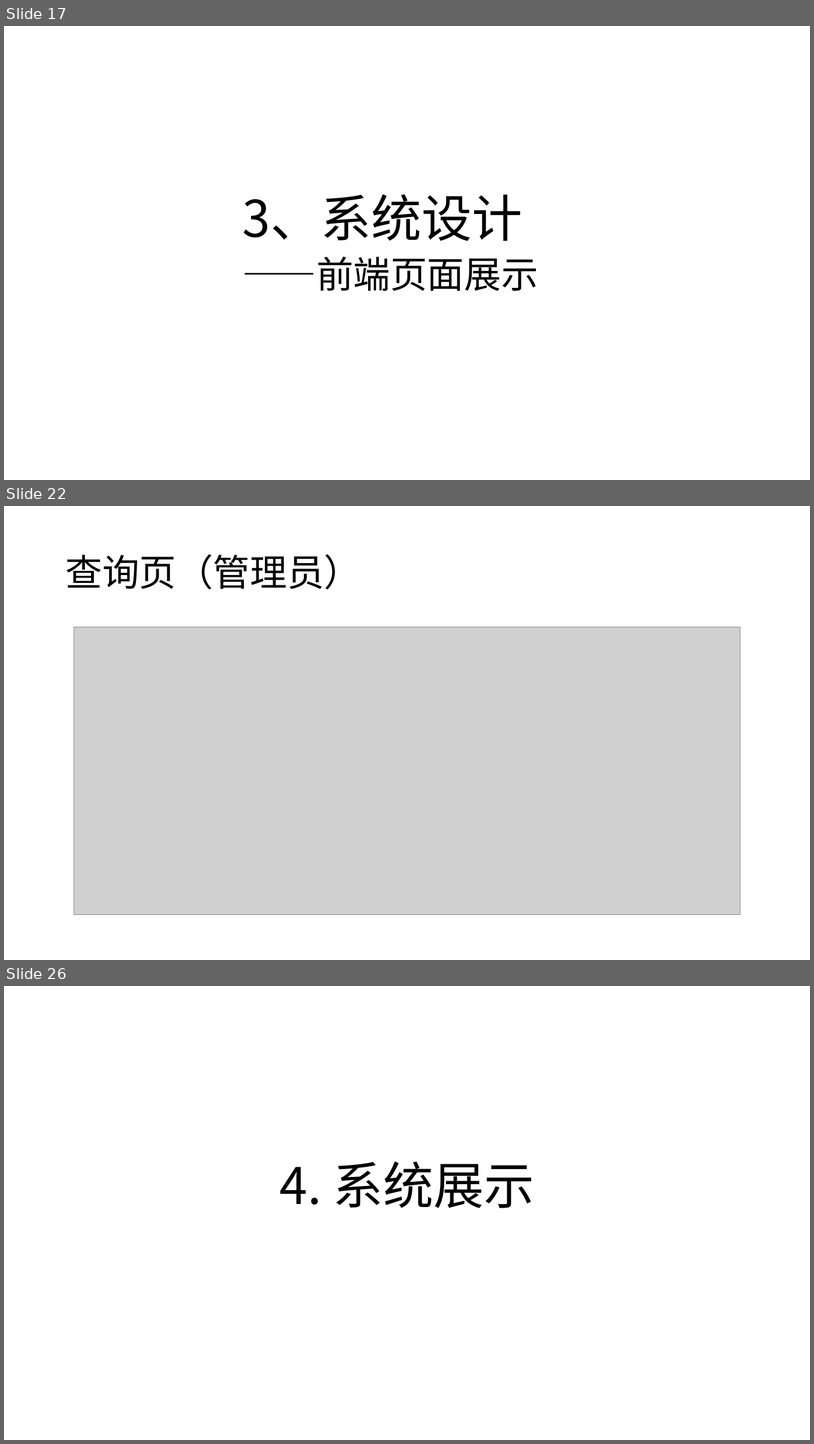
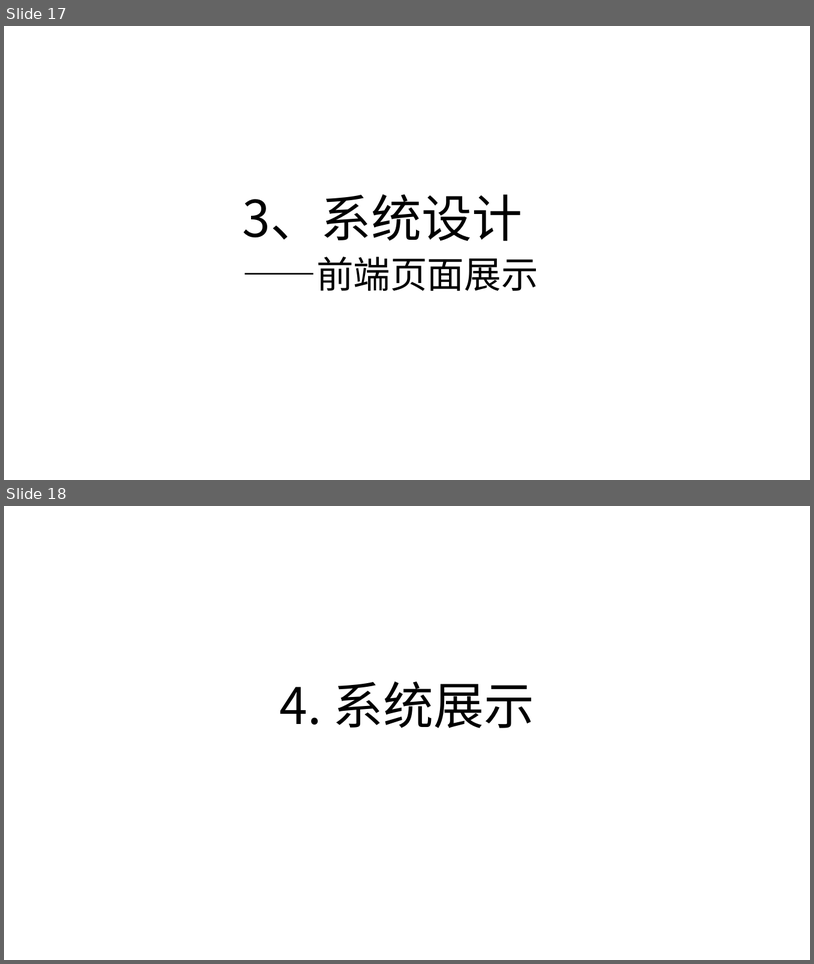
Before and after one commit to GuanyuCui/2020-DBLAB, a slide deck: 展示报告.pptx. Shown one above the other, each under a label of ours: slides 17, 22 and 26 before the commit, slides 17 and 18 after it; the slides between them are not shown. The pictures are 814x1444 and 814x964 pixels, drawn with LibreOffice and Linux fonts; fonts in the diff are those of the drawing; grey boxes stand for pictures. Boxes give left, top, right and bottom in pixels: in the first picture for what was removed or moved away, otherwise in the second. Text is boxed around its words. In the diff, an @@ line names an element or a change of style, - is before the commit and + after.

```diff
--- a/展示报告.pptx
+++ b/展示报告.pptx
@@ slide 22 removed at (x1=4, y1=506, x2=810, y2=960), background #FFFFFF @@
@@ title removed at (x1=65, y1=554, x2=361, y2=589) @@
-查询页（管理员）
@@ picture removed at (x1=74, y1=627, x2=741, y2=915) @@
@@ what was slide 26 is now slide 18 @@
```
Also in this commit, not shown: 7 other slides removed, 4 other files.
